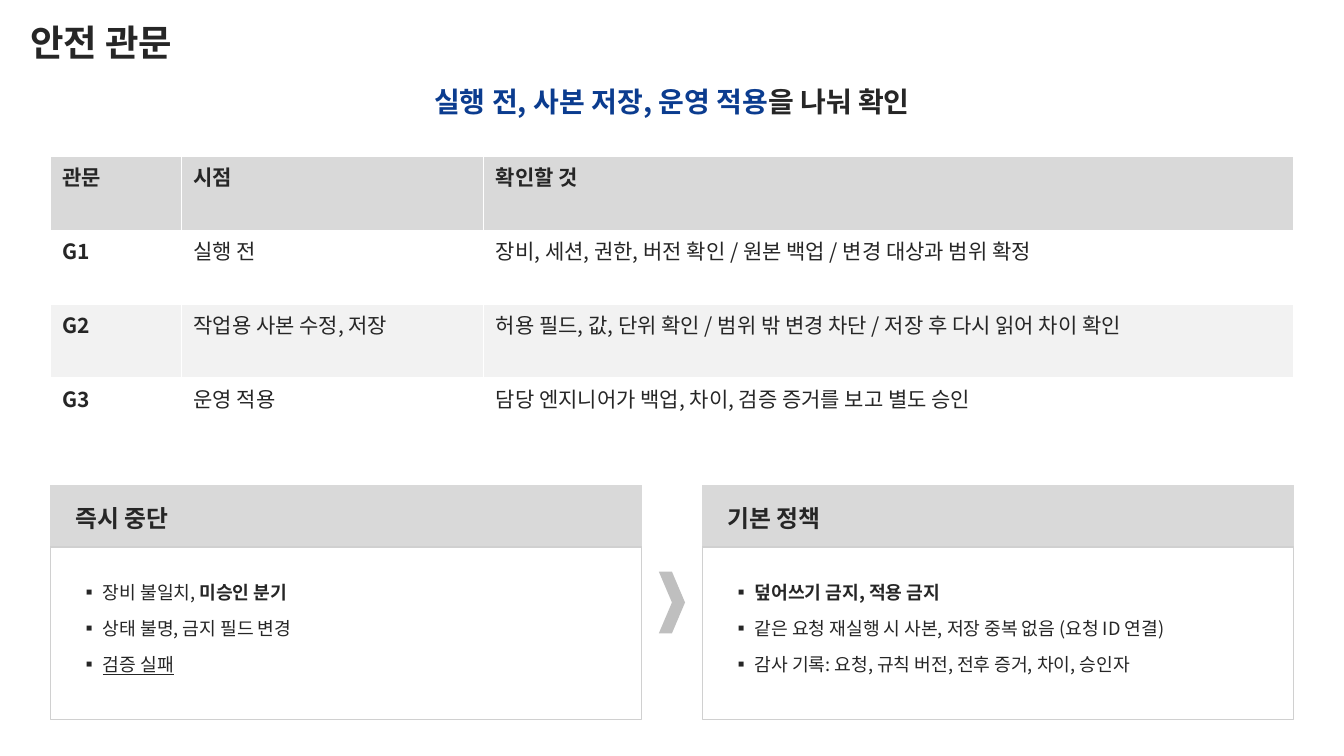
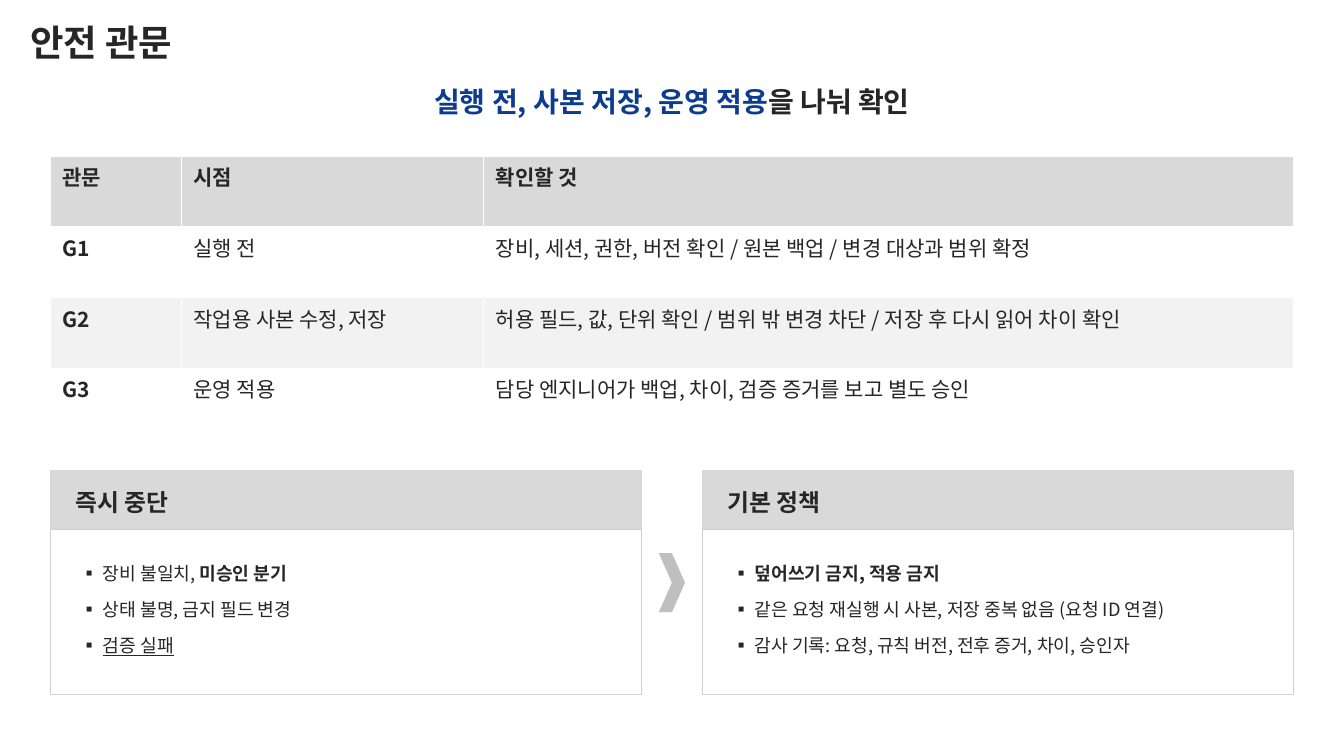
Before and after one commit to DarrenKoi/pm_notes, a slide deck: slide 9 of my-task/arc-tf/deliverables/arc-tf-team-full.pptx. Drawn at 1344x756 pixels with LibreOffice and Linux fonts; fonts in the diff are those of the drawing. Boxes give left, top, right and bottom in pixels: in the first picture for what was removed or moved away, otherwise in the second. Text is boxed around its words. In the diff, an @@ line names an element or a change of style, - is before the commit and + after.

```diff
--- a/my-task/arc-tf/deliverables/arc-tf-team-full.pptx
+++ b/my-task/arc-tf/deliverables/arc-tf-team-full.pptx
@@ table: place and size @@
-table at box(50, 156, 1294, 453)
+table at box(50, 156, 1294, 440)
@@ 2 texts, 2 rectangles: place and size @@
-2 texts, 2 rectangles at box(50, 486, 1295, 547)
+2 texts, 2 rectangles at box(50, 471, 1295, 529)
@@ rectangle: place and size @@
-rectangle at box(50, 547, 642, 720)
+rectangle at box(50, 530, 642, 696)
@@ rectangle: place and size @@
-rectangle at box(703, 547, 1295, 720)
+rectangle at box(703, 530, 1295, 696)
@@ text "▪ 장비 불일치, 미승인 분기": place and size @@
-text "▪ 장비 불일치, 미승인 분기" at box(103, 583, 291, 675)
+text "▪ 장비 불일치, 미승인 분기" at box(103, 564, 291, 656)
@@ chevron: place and size @@
-chevron at box(659, 572, 686, 633)
+chevron at box(659, 554, 686, 612)
@@ text "▪ 덮어쓰기 금지, 적용 금지": place and size @@
-text "▪ 덮어쓰기 금지, 적용 금지" at box(755, 583, 1165, 675)
+text "▪ 덮어쓰기 금지, 적용 금지" at box(755, 564, 1165, 656)
```
Also in this commit, not shown: 14 other slides changed, 4 other files.
